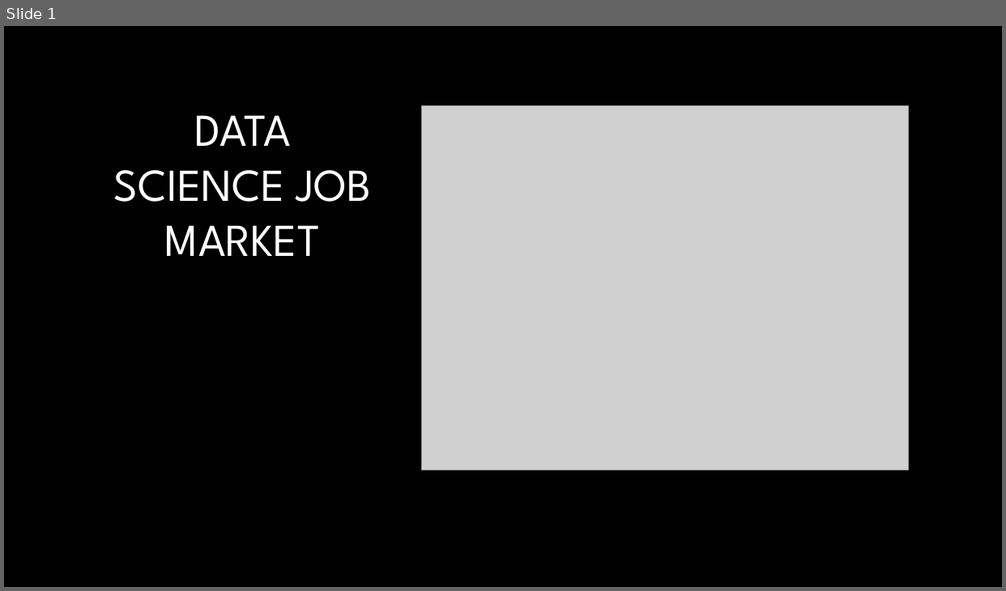
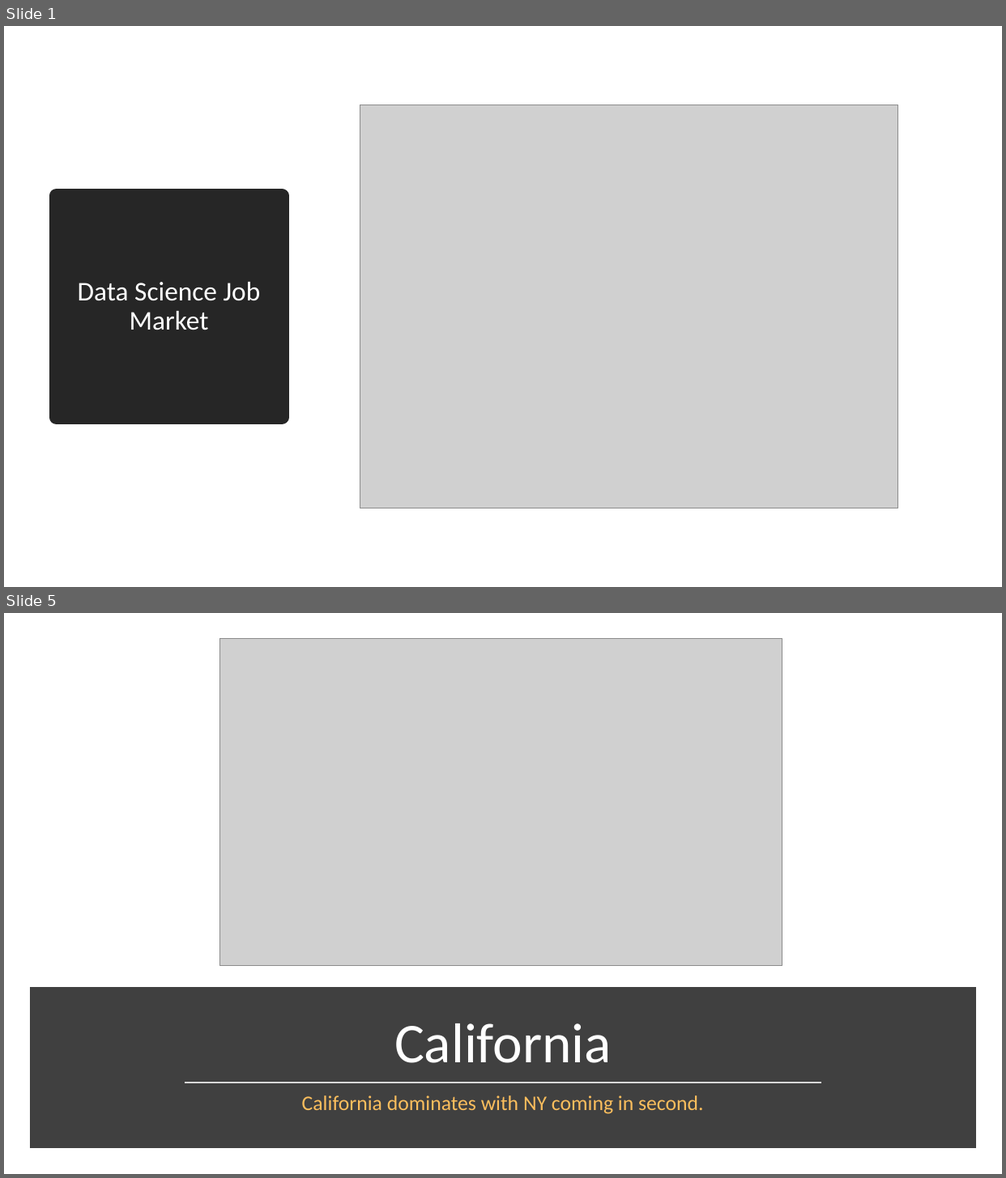
Before and after one commit to hopandskip/Data_Science_Job_Market, a slide deck: PresentationDS.pptx. Shown one above the other, each under a label of ours: slide 1 before the commit, slides 1 and 5 after it; the slides between them are not shown. The pictures are 1006x591 and 1006x1178 pixels, drawn with LibreOffice and Linux fonts; fonts in the diff are those of the drawing; grey boxes stand for pictures; background and template pictures are left out. Boxes give left, top, right and bottom in pixels: in the first picture for what was removed or moved away, otherwise in the second. Text is boxed around its words. In the diff, an @@ line names an element or a change of style, - is before the commit and + after.

```diff
--- a/PresentationDS.pptx
+++ b/PresentationDS.pptx
@@ slide 5 added at (4,613,1002,1174), background #FFFFFF @@
@@ picture added at (219,638,782,965) @@
@@ rectangle added at (35,993,971,1144), fill #404040, outline #404040 10 pt @@
@@ title added at (394,1024,612,1063), 54 pt, text #FFFFFF @@
+California
@@ line added from (185, 1083) to (821, 1083), #D9D9D9 1.75 pt @@
@@ text added at (302,1096,704,1114), 20 pt, text #FBBE5D @@
+California dominates with NY coming in second.
@@ slide 1 changed as well @@
@@ background picture (left out) to #FFFFFF @@
@@ picture: place and size @@
-picture at (422,105,908,470)
+picture at (360,105,898,508)
@@ title "Data Science Job Market": place and size @@
-title "Data Science Job Market" at (114,115,371,256)
+title "Data Science Job Market" at (57,196,282,417)
@@ title "Data Science Job Market" at (57,196,282,417): vertical alignment bottom to middle; fill none to #262626; outline none to #262626 13.75 pt @@
@@ title at (78,282,261,331): text changed; size 44 to 26 pt; font League Spartan to Calibri; text colour gradient #FFFFFF to #A6A6A6 to #FFFFFF @@
-DATA SCIENCE JOB MARKET
+Data Science Job Market
```
Also in this commit, not shown: 2 other slides changed, 1 other slide added.
